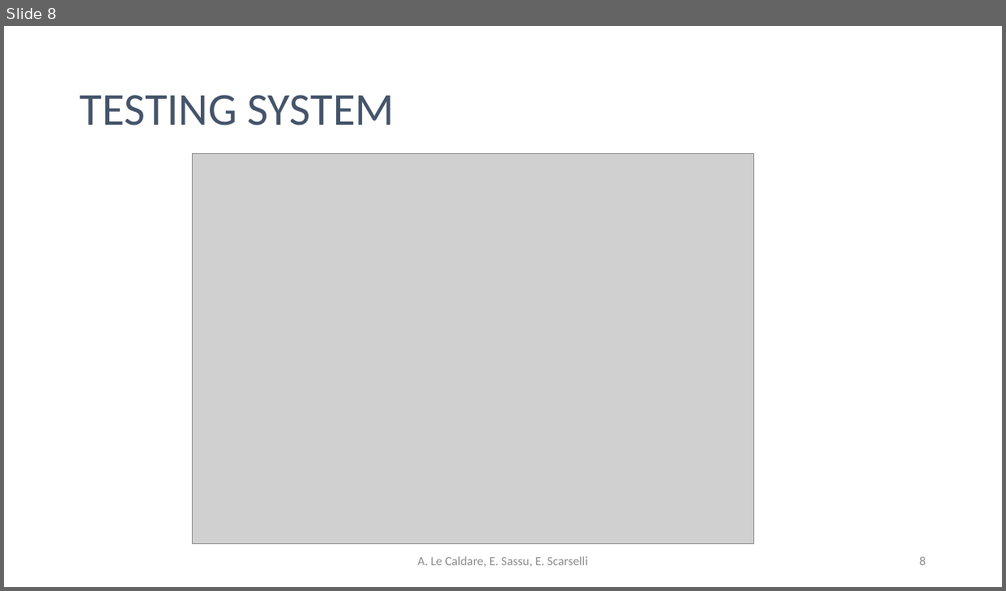
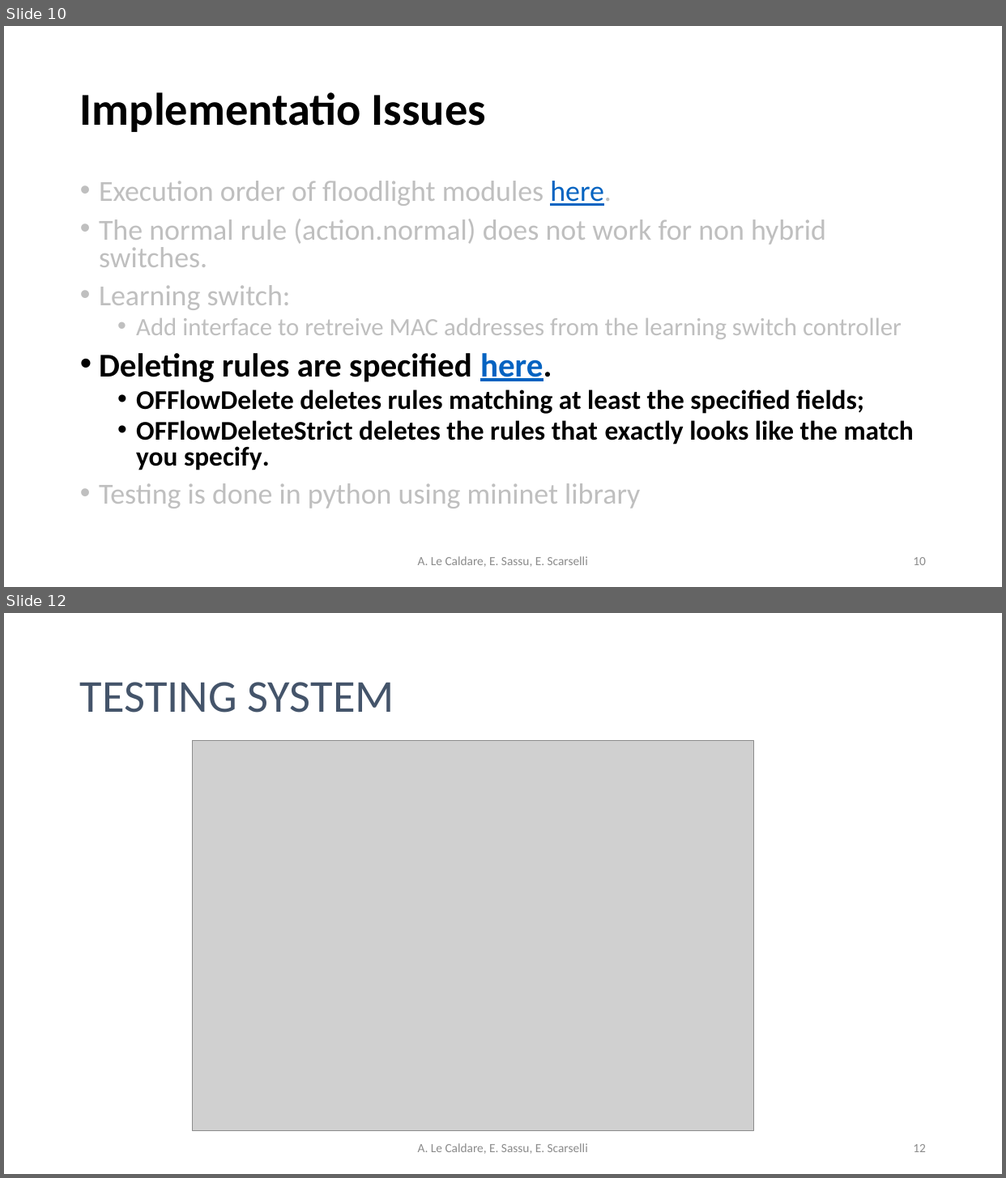
Before and after one commit to psoftware/ddosdefence-floodlight-controller, a slide deck: Docs/DDoSDefence.pptx. Shown one above the other, each under a label of ours: slide 8 before the commit, slides 10 and 12 after it; the slides between them are not shown. The pictures are 1006x591 and 1006x1178 pixels, drawn with LibreOffice and Linux fonts; fonts in the diff are those of the drawing; grey boxes stand for pictures. Boxes give left, top, right and bottom in pixels: in the first picture for what was removed or moved away, otherwise in the second. Text is boxed around its words. In the diff, an @@ line names an element or a change of style, - is before the commit and + after.

```diff
--- a/Docs/DDoSDefence.pptx
+++ b/Docs/DDoSDefence.pptx
@@ slide 10 added at box(4, 26, 1002, 587), background #FFFFFF @@
@@ title added at box(80, 92, 486, 132), 44 pt, text #000000, bold @@
+Implementatio Issues
@@ text added at box(99, 181, 914, 509), 28 pt, text #BFBFBF @@
+• Execution order of floodlight modules here.
+• The normal rule (action.normal) does not work for non hybrid switches.
+• Learning switch:
+  • Add interface to retreive MAC addresses from the learning switch controller
+• Deleting rules are specified here.
+  • OFFlowDelete deletes rules matching at least the specified fields;
+  • OFFlowDeleteStrict deletes the rules that exactly looks like the match you specify.
+• Testing is done in python using mininet library
@@ text added at box(418, 557, 588, 567), 12 pt, text #8C8C8C @@
+A. Le Caldare, E. Sassu, E. Scarselli
@@ page number added at box(913, 557, 926, 565), 12 pt, text #8C8C8C @@
+10
@@ what was slide 8 is now slide 12 @@
@@ page number at box(913, 1144, 926, 1152): text changed @@
-8
+12
```
Also in this commit, not shown: 5 slides changed, 3 other slides added, 1 other file.
